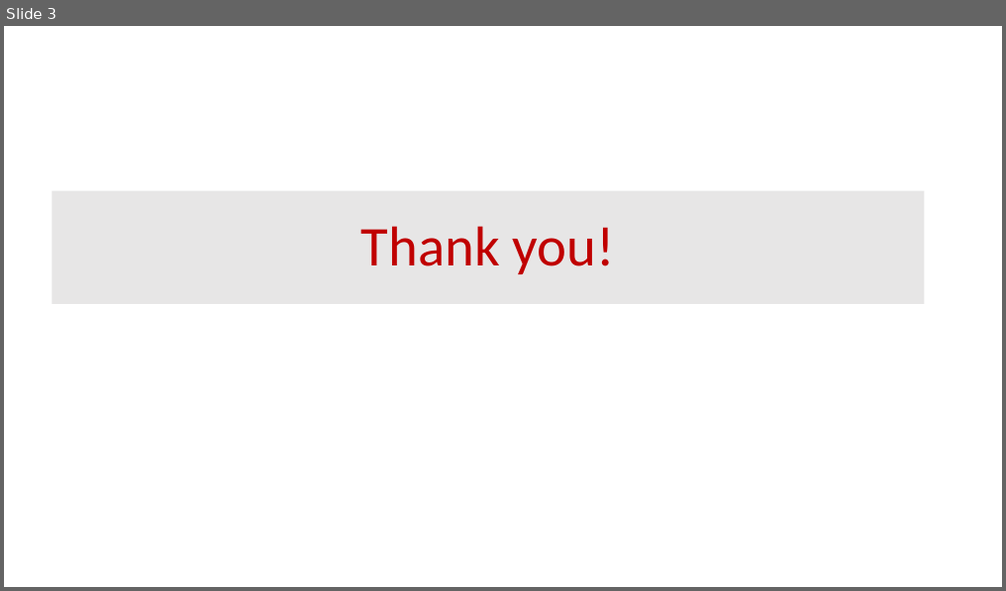
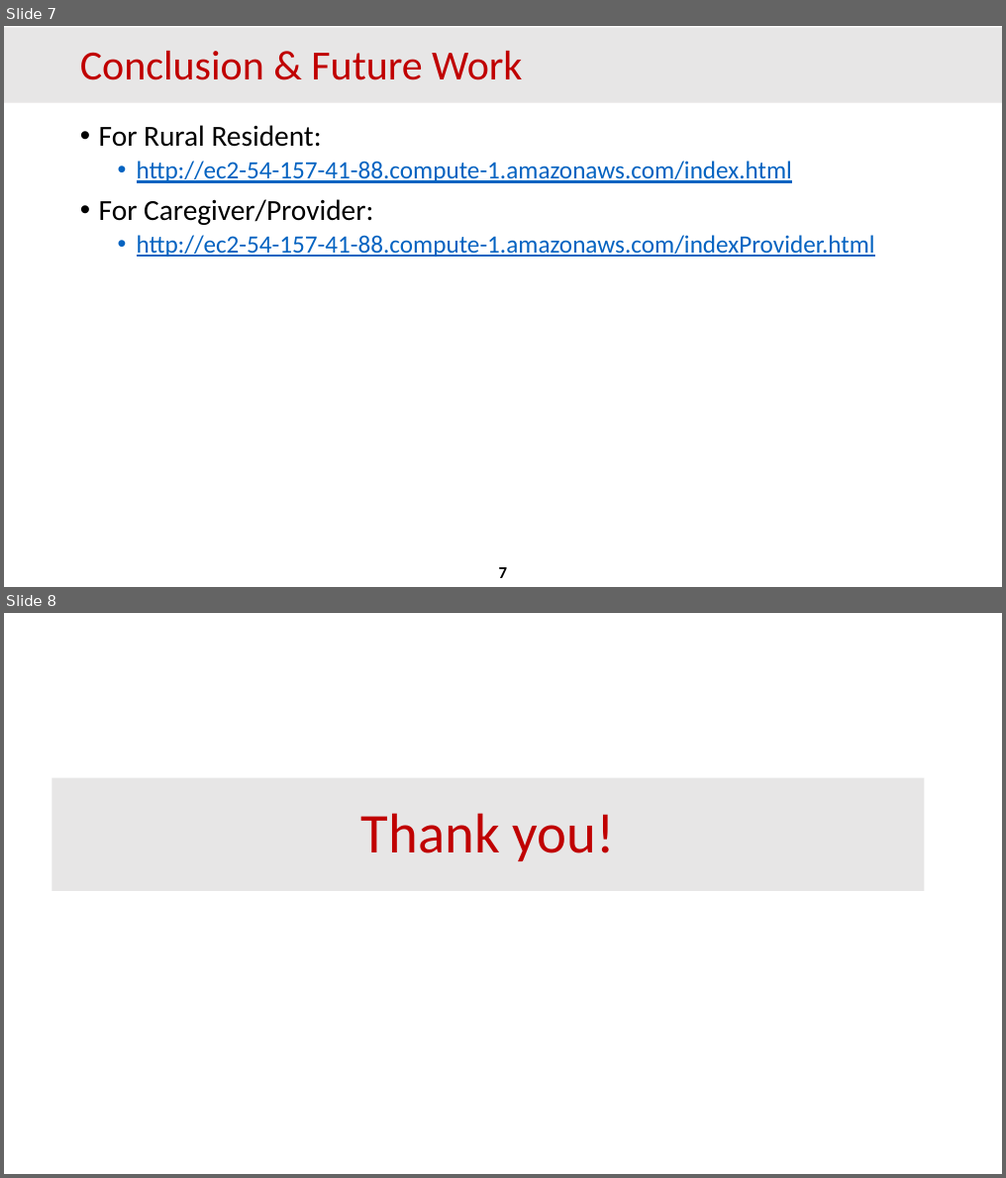
Before and after one commit to AWSGoPokes/aws-iot, a slide deck: docs/Presentation.pptx. Shown one above the other, each under a label of ours: slide 3 before the commit, slides 7 and 8 after it. The pictures are 1006x591 and 1006x1178 pixels, drawn with LibreOffice and Linux fonts; fonts in the diff are those of the drawing; background and template pictures are left out. Boxes give left, top, right and bottom in pixels: in the first picture for what was removed or moved away, otherwise in the second. Text is boxed around its words. In the diff, an @@ line names an element or a change of style, - is before the commit and + after.

```diff
--- a/docs/Presentation.pptx
+++ b/docs/Presentation.pptx
@@ slide 7 added at (x1=4, y1=26, x2=1002, y2=587), background #FFFFFF @@
@@ rectangle added at (x1=4, y1=28, x2=1002, y2=103), fill #E7E6E6 @@
@@ title added at (x1=80, y1=51, x2=522, y2=80), 40 pt, text #C00000 @@
+Conclusion & Future Work
@@ text added at (x1=99, y1=125, x2=875, y2=257), 24 pt, text #0563C1, underline @@
+• For Rural Resident:
+  • http://ec2-54-157-41-88.compute-1.amazonaws.com/index.html
+• For Caregiver/Provider:
+  • http://ec2-54-157-41-88.compute-1.amazonaws.com/indexProvider.html
@@ page number added at (x1=499, y1=568, x2=507, y2=578), 16 pt, text #000000, bold @@
+7
@@ what was slide 3 is now slide 8 @@
```
Also in this commit, not shown: 2 slides changed, 4 other slides added.
